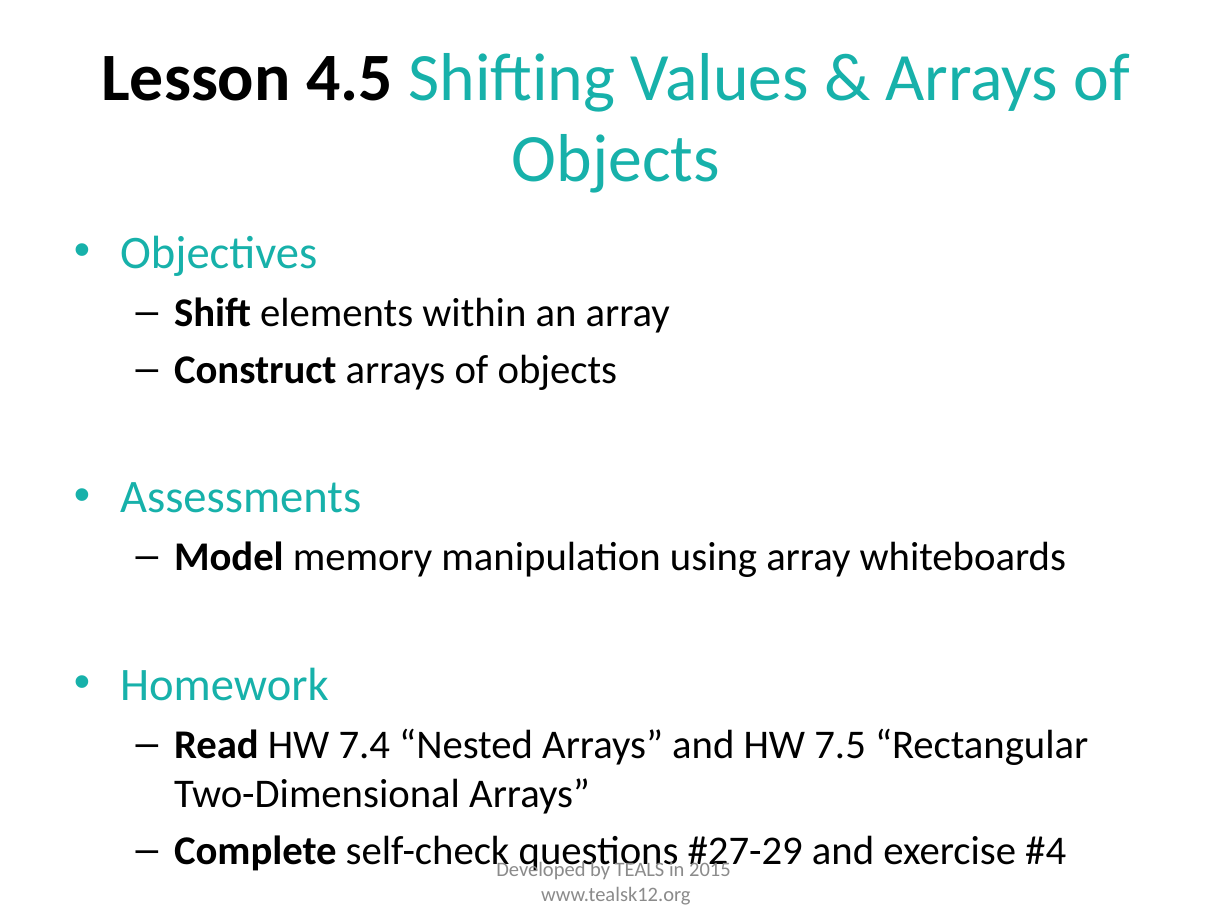
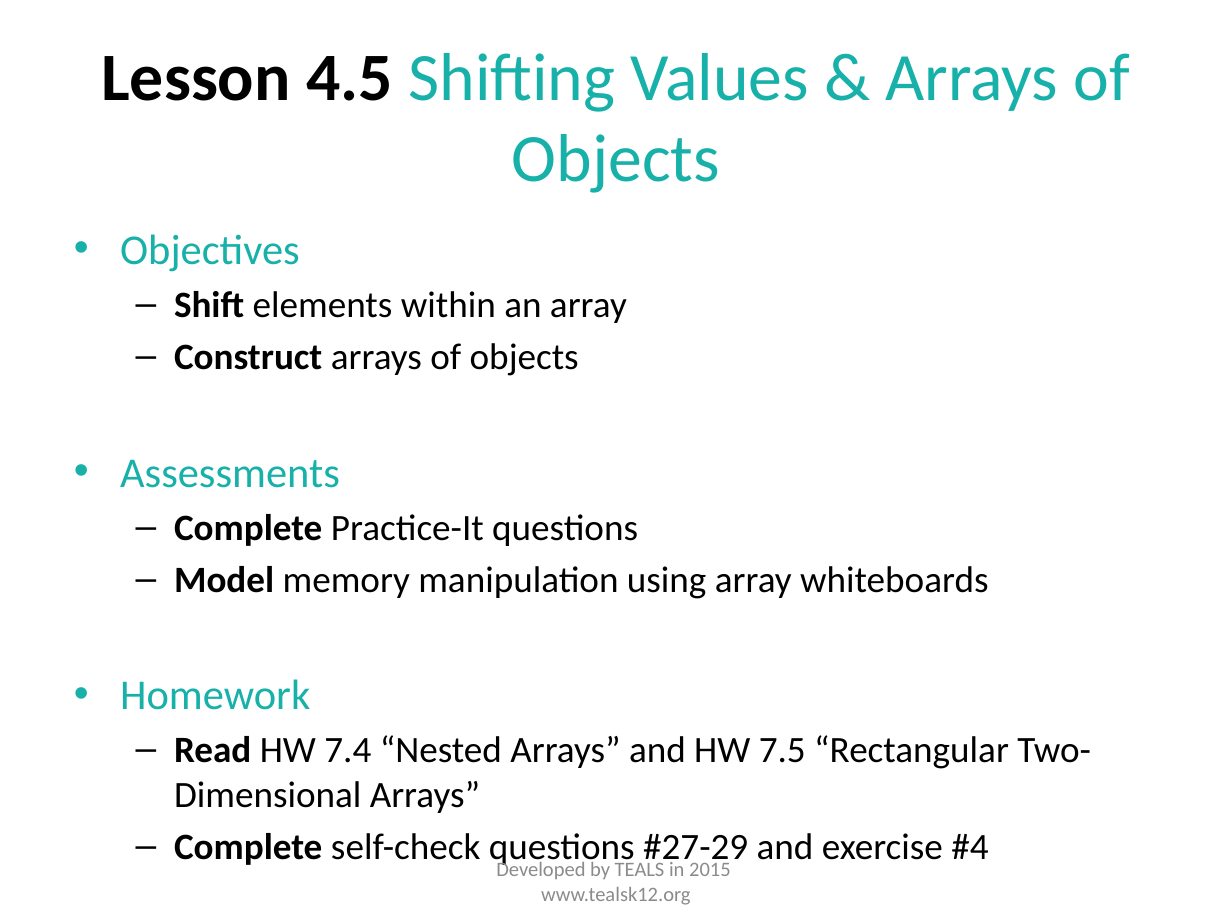
Before and after one commit to TEALSK12/apcsa-public, a slide deck: slide 6 of curriculum/Unit4/Unit 4 Slides.pptx. Drawn at 1232x924 pixels with LibreOffice and Linux fonts; fonts in the diff are those of the drawing. Boxes give left, top, right and bottom in pixels: in the first picture for what was removed or moved away, otherwise in the second. Text is boxed around its words. In the diff, an @@ line names an element or a change of style, - is before the commit and + after.

```diff
--- a/curriculum/Unit4/Unit 4 Slides.pptx
+++ b/curriculum/Unit4/Unit 4 Slides.pptx
@@ text at bbox=[120, 234, 1091, 868]: size 27.2 to 24.8 pt in "Objectives", "Assessments", "Homework"; size 23.8 to 21.7 pt in "Shift elements within an array", "Construct arrays of objects", "Model memory manipulation using array whiteboards", "Read HW 7.4 “Nested Arrays” and HW ..." and 1 more places @@
@@ text at bbox=[174, 514, 638, 546]: paragraph added @@
+  – Complete Practice-It questions
```
Also in this commit, not shown: 21 other files.
